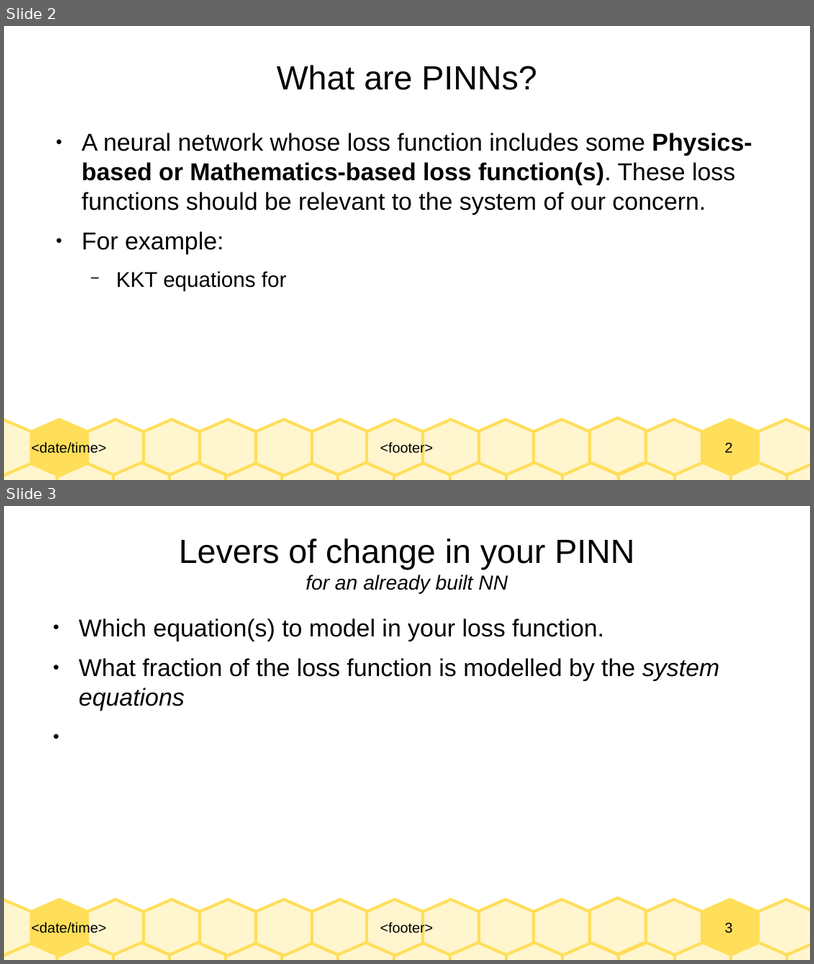
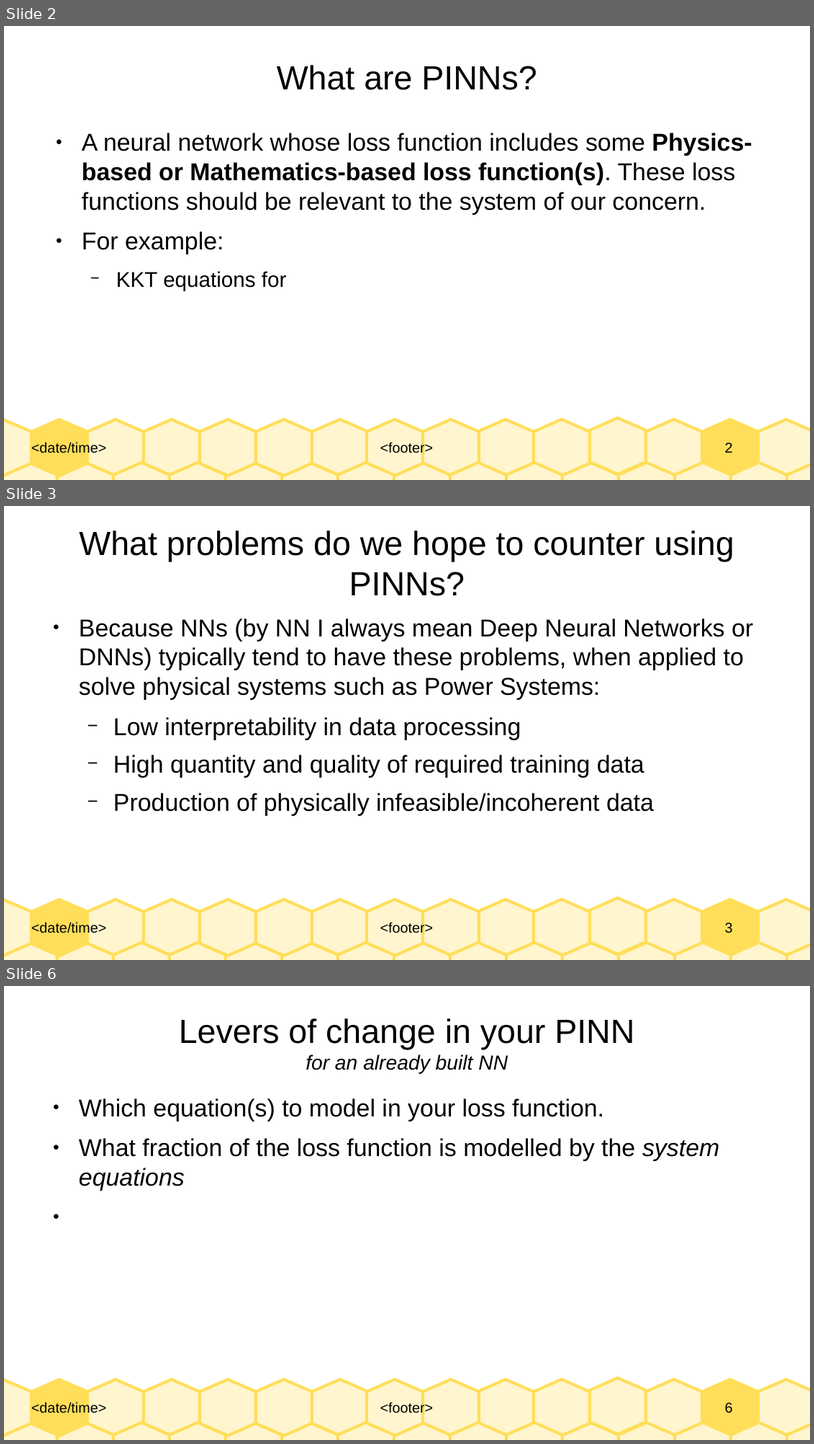
Before and after one commit to Realife-Brahmin/OriginalDocsHub, a slide deck: research_showcase/physicsInformedNeuralNetworks_aryan_ritwajeet_jha.odp. Shown one above the other, each under a label of ours: slides 2 and 3 before the commit, slides 2, 3 and 6 after it; the slides between them are not shown. The pictures are 814x964 and 814x1444 pixels, drawn with LibreOffice and Linux fonts; fonts in the diff are those of the drawing. Boxes give left, top, right and bottom in pixels: in the first picture for what was removed or moved away, otherwise in the second. Text is boxed around its words. In the diff, an @@ line names an element or a change of style, - is before the commit and + after.

```diff
--- a/research_showcase/physicsInformedNeuralNetworks_aryan_ritwajeet_jha.odp
+++ b/research_showcase/physicsInformedNeuralNetworks_aryan_ritwajeet_jha.odp
@@ slide 3 added at (x1=4, y1=506, x2=810, y2=960), background #FFFFFF; not listed: 33 template elements that a slide beside it also shows @@
@@ title added at (x1=79, y1=530, x2=734, y2=596), 33 pt, text #000000 @@
+What problems do we hope to counter using PINNs?
@@ text added at (x1=79, y1=618, x2=754, y2=816), 24 pt, text #000000 @@
+● Because NNs (by NN I always mean Deep Neural Networks or DNNs) typically tend to have these problems, when applied to solve physical systems such as Power Systems:
+  − Low interpretability in data processing
+  − High quantity and quality of required training data
+  − Production of physically infeasible/incoherent data
@@ what was slide 3 is now slide 6 @@
@@ page number at (x1=725, y1=1402, x2=733, y2=1413): text changed @@
-3
+6
```
Also in this commit, not shown: 1 slide changed, 2 other slides added, 1 other file.
